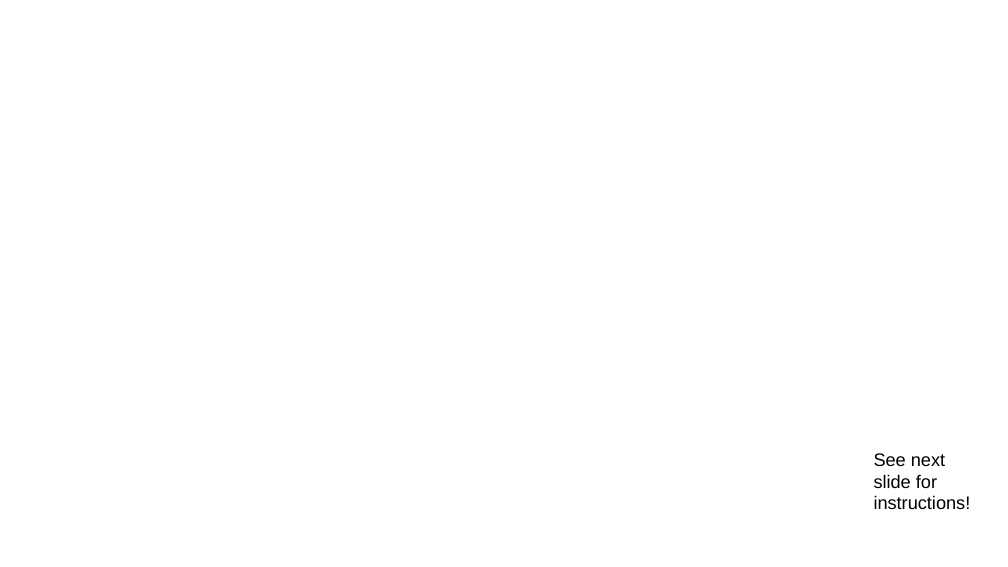
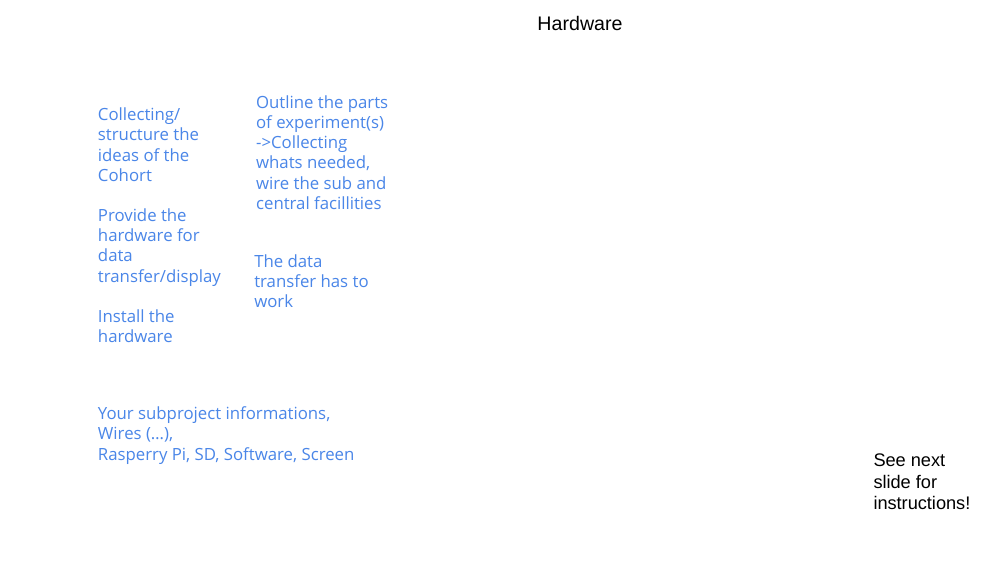
Before and after one commit to jessebuckmann/sample_preparation_module, a slide deck: slide 1 of Coordination/_Templates/project_canvas.pptx. Drawn at 1008x567 pixels with LibreOffice and Linux fonts; fonts in the diff are those of the drawing; background and template pictures are left out. Boxes give left, top, right and bottom in pixels: in the first picture for what was removed or moved away, otherwise in the second. Text is boxed around its words. In the diff, an @@ line names an element or a change of style, - is before the commit and + after.

```diff
--- a/Coordination/_Templates/project_canvas.pptx
+++ b/Coordination/_Templates/project_canvas.pptx
@@ text added at <box>537,15,622,31</box>, 14 pt, text #000000 @@
+Hardware
@@ text added at <box>98,107,221,342</box>, 12 pt, text #4A86E8 @@
+Collecting/structure the ideas of the Cohort
+Provide the hardware for data transfer/display
+Install the hardware
@@ text added at <box>256,95,388,209</box>, 12 pt, text #4A86E8 @@
+Outline the parts of experiment(s)
+->Collecting whats needed,
+wire the sub and central facillities
@@ text added at <box>254,254,369,307</box>, 12 pt, text #4A86E8 @@
+The data transfer has to work
@@ text added at <box>98,406,355,464</box>, 12 pt, text #4A86E8 @@
+Your subproject informations,
+Wires (…),
+Rasperry Pi, SD, Software, Screen
```
Also in this commit, not shown: 7 other files.
